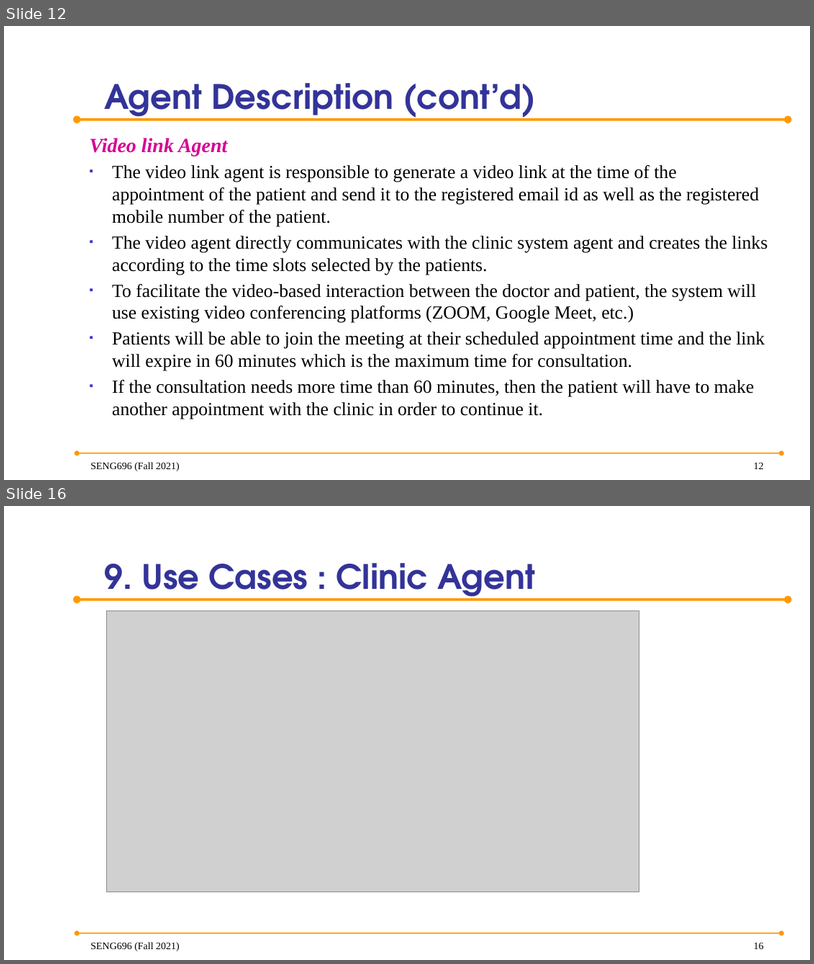
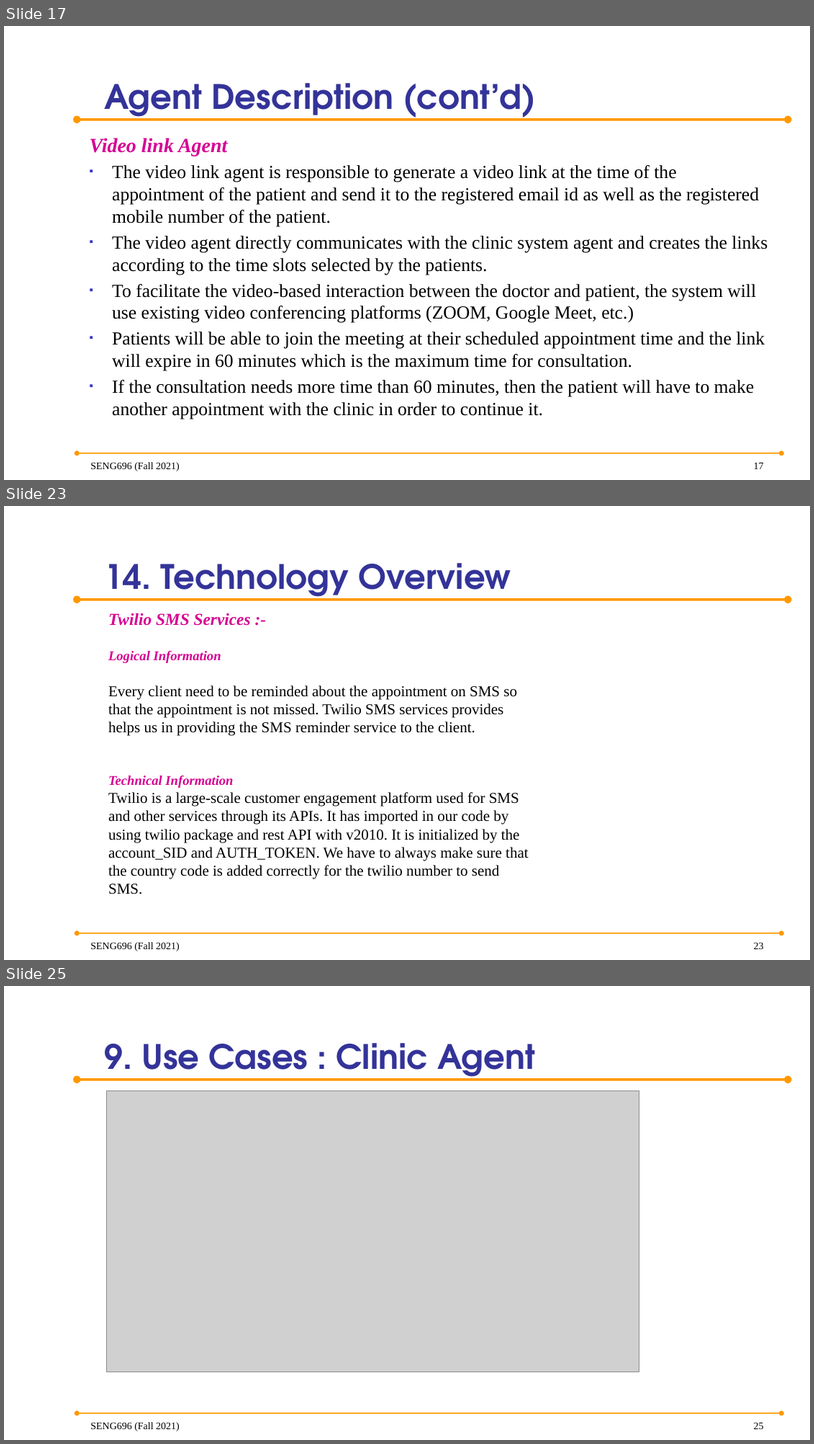
Before and after one commit to anish30145784/SENG696_GroupD, a slide deck: GroupD_ProjectPresentation.pptx. Shown one above the other, each under a label of ours: slides 12 and 16 before the commit, slides 17, 23 and 25 after it; the slides between them are not shown. The pictures are 814x964 and 814x1444 pixels, drawn with LibreOffice and Linux fonts; fonts in the diff are those of the drawing; grey boxes stand for pictures; background and template pictures are left out. Boxes give left, top, right and bottom in pixels: in the first picture for what was removed or moved away, otherwise in the second. Text is boxed around its words. In the diff, an @@ line names an element or a change of style, - is before the commit and + after.

Commit message:
Added tech overview for the twilio meesaging service, updated exceptions of all agent and some ppt layout changes

```diff
--- a/GroupD_ProjectPresentation.pptx
+++ b/GroupD_ProjectPresentation.pptx
@@ slide 23 added at [4,506,810,960], background picture (left out); not listed: 2 template elements that a slide beside it also shows @@
@@ title added at [104,563,512,601], 40 pt, text #333399, bold @@
+14. Technology Overview
@@ text added at [108,613,528,894], 18 pt, text #000000 @@
+Twilio SMS Services :-
+Logical Information
+Every client need to be reminded about the appointment on SMS so that the appointment is not missed. Twilio SMS services provides helps us in providing the SMS reminder service to the client.
+Technical Information
+Twilio is a large-scale customer engagement platform used for SMS and other services through its APIs. It has imported in our code by using twilio package and rest API with v2010. It is initialized by the account_SID and AUTH_TOKEN. We have to always make sure that the country code is added correctly for the twilio number to send SMS.
@@ text added at [90,942,180,951], 12 pt, text #000000 @@
+SENG696 (Fall 2021)
@@ page number added at [754,942,764,949], 12 pt, text #000000 @@
+23
@@ what was slide 12 is now slide 17 @@
@@ page number at [754,462,764,469]: text changed @@
-12
+17
@@ what was slide 16 is now slide 25 @@
@@ page number at [754,1422,764,1429]: text changed @@
-16
+25
```
Also in this commit, not shown: 12 slides changed, 8 other slides added, 9 other files.
